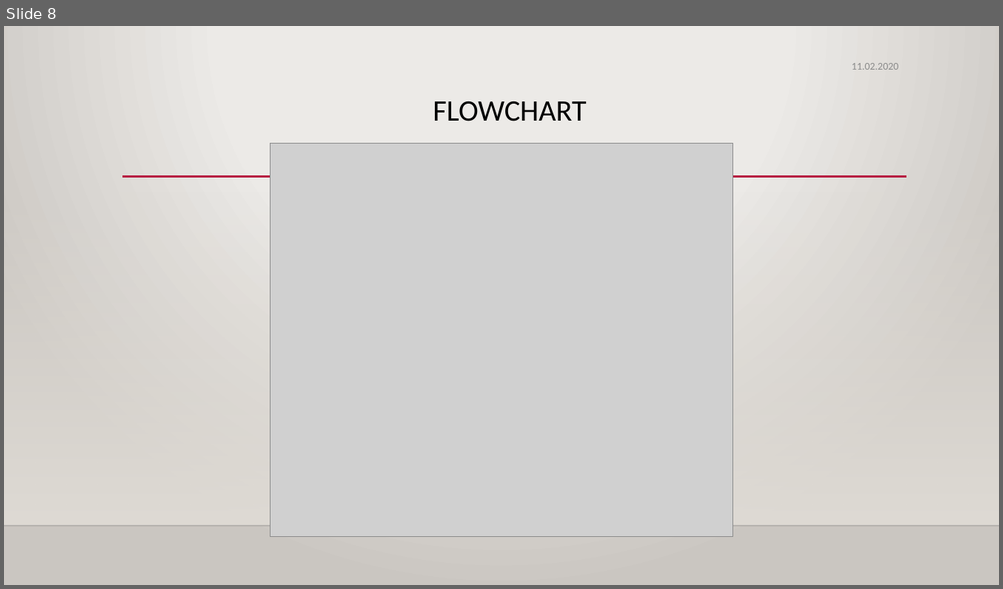
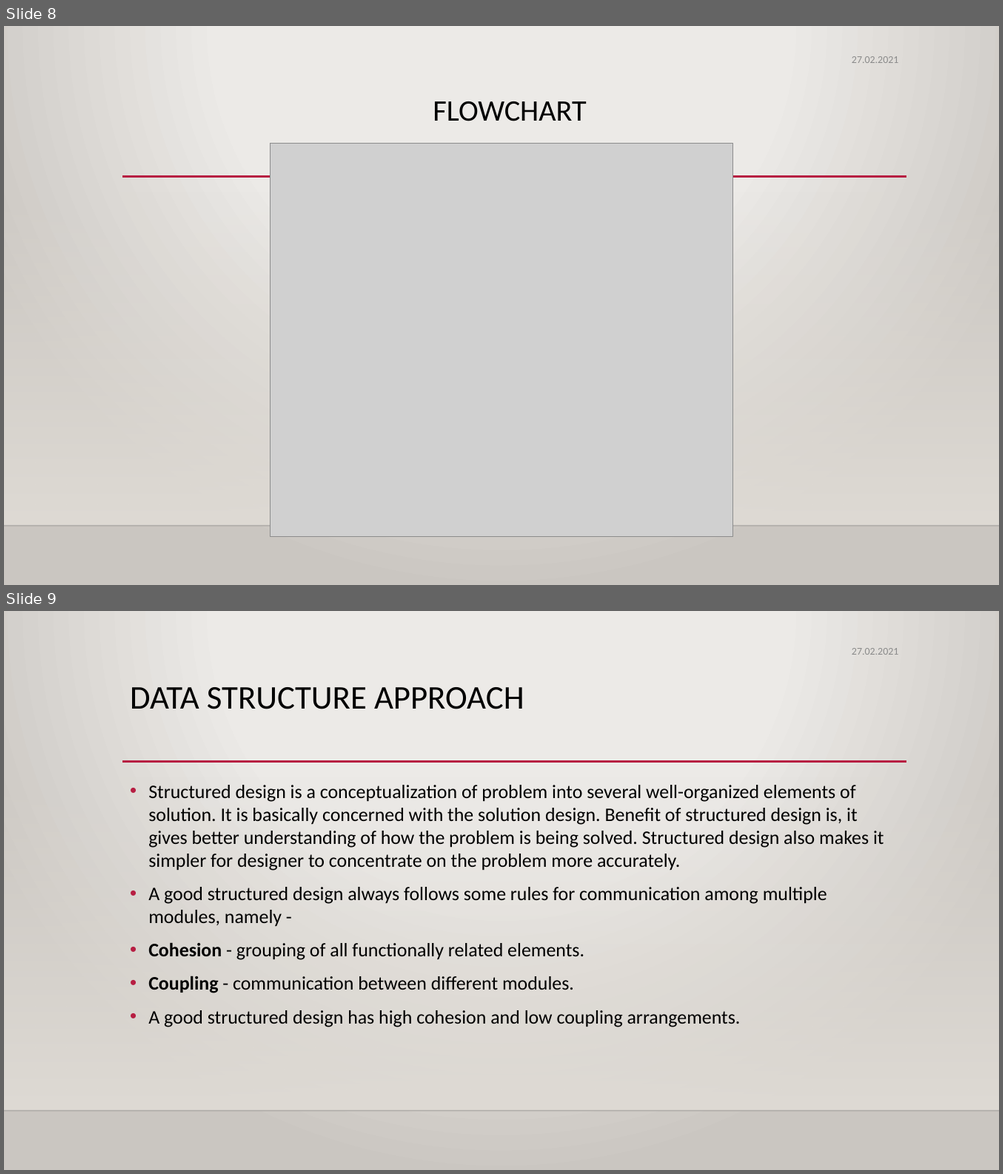
Before and after one commit to Tuyji/Medipol_OOP_2021, a slide deck: w1/w1_OOP_2021.pptx. Shown one above the other, each under a label of ours: slide 8 before the commit, slides 8 and 9 after it. The pictures are 1003x589 and 1003x1174 pixels, drawn with LibreOffice and Linux fonts; fonts in the diff are those of the drawing; grey boxes stand for pictures; background and template pictures are left out. Boxes give left, top, right and bottom in pixels: in the first picture for what was removed or moved away, otherwise in the second. Text is boxed around its words. In the diff, an @@ line names an element or a change of style, - is before the commit and + after.

```diff
--- a/w1/w1_OOP_2021.pptx
+++ b/w1/w1_OOP_2021.pptx
@@ slide 9 added at (x1=4, y1=611, x2=999, y2=1170), background gradient #ECEAE7 to #CAC7C1; not listed: 3 template elements that a slide beside it also shows @@
@@ text added at (x1=851, y1=648, x2=899, y2=655), 10 pt, text #8C8C8C @@
+27.02.2021
@@ title added at (x1=130, y1=687, x2=524, y2=709), 32 pt, text #000000 @@
+DATA STRUCTURE APPROACH
@@ text added at (x1=148, y1=785, x2=884, y2=1028), 18.5 pt, text #000000 @@
+• Structured design is a conceptualization of problem into several well-organized elements of solution. It is basically concerned with the solution design. Benefit of structured design is, it gives better understanding of how the problem is being solved. Structured design also makes it simpler for designer to concentrate on the problem more accurately.
+• A good structured design always follows some rules for communication among multiple modules, namely -
+• Cohesion - grouping of all functionally related elements.
+• Coupling - communication between different modules.
+• A good structured design has high cohesion and low coupling arrangements.
@@ slide 8 changed as well @@
@@ text at (x1=851, y1=56, x2=899, y2=63): text changed @@
-11.02.2020
+27.02.2021
```
Also in this commit, not shown: 9 other slides changed, 8 other slides added, 11 other files.
